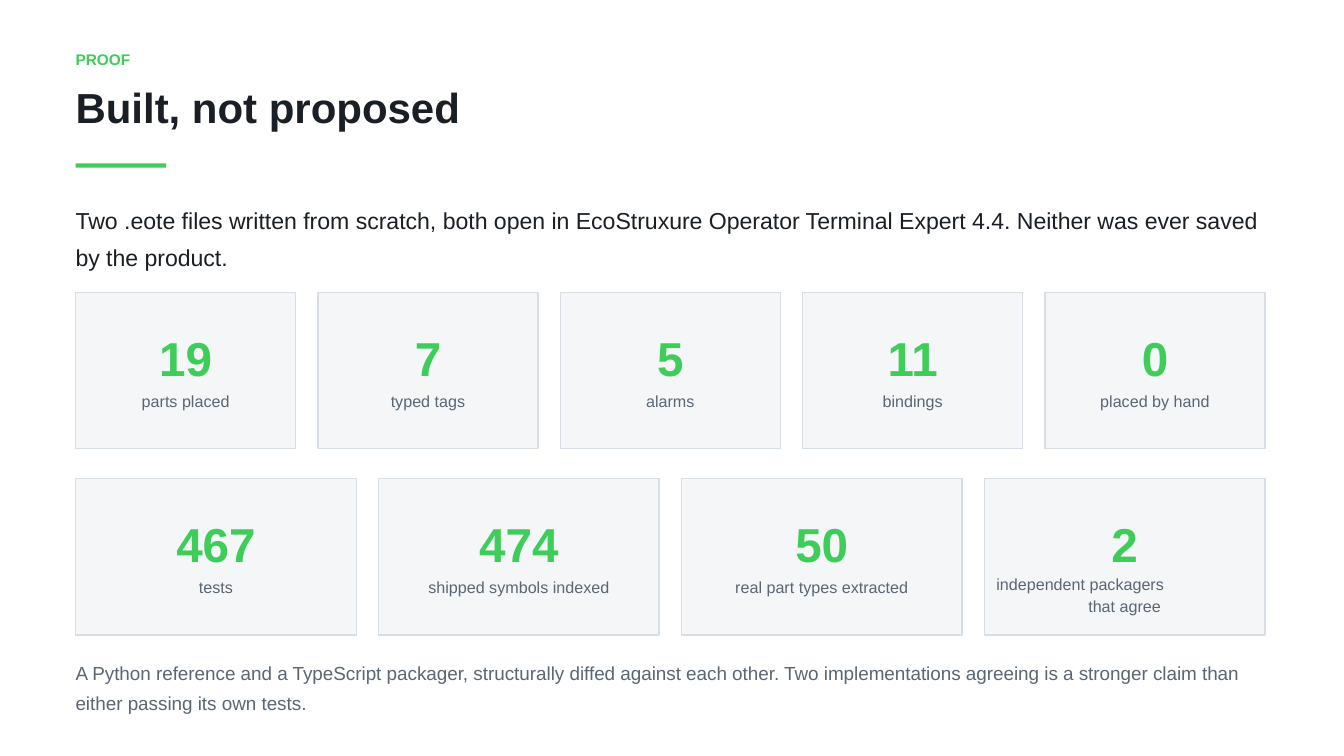
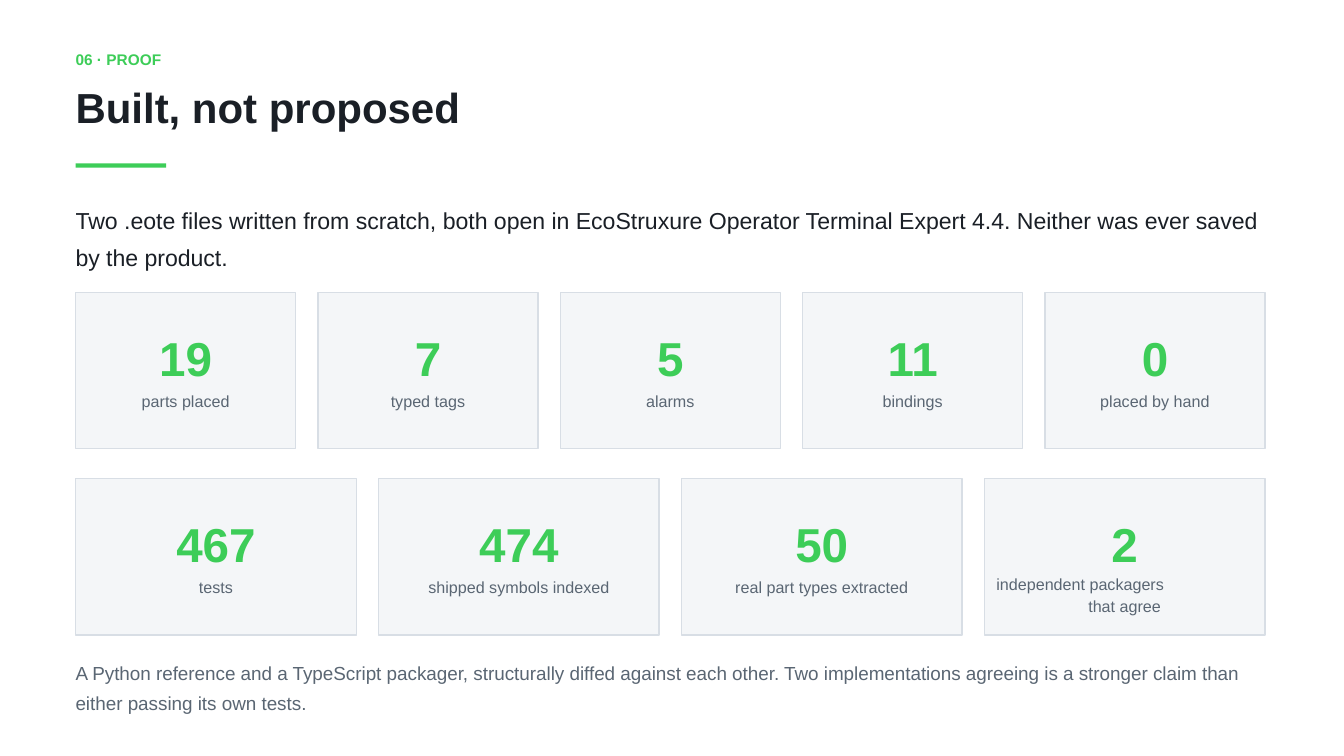
Before and after one commit to shauryaaojha/HMI_Copilot_EcoStruxure, a slide deck: slide 10 of docs/HMI_Copilot_5min.pptx (slide 9 before the commit). Drawn at 1344x756 pixels with LibreOffice and Linux fonts; fonts in the diff are those of the drawing. Boxes give left, top, right and bottom in pixels: in the first picture for what was removed or moved away, otherwise in the second. Text is boxed around its words. In the diff, an @@ line names an element or a change of style, - is before the commit and + after.

```diff
--- a/docs/HMI_Copilot_5min.pptx
+++ b/docs/HMI_Copilot_5min.pptx
@@ text at [76,54,161,65]: text changed @@
-PROOF
+06 · PROOF
```
Also in this commit, not shown: 9 other slides changed, 1 slide added, 3 other files.
